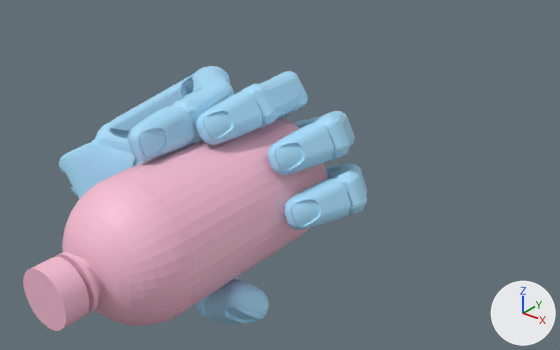
The glTF model static/data/3dmodel/ShadowHand/contactdb+water_bottle/1.glb, before and after one commit.
Both versions are drawn from a camera (50 mm lens) standing at (0.206, -0.201, 0.158) and looking at (0.007, 0.047, 0.004). The lights are fixed; the arrows at lower right show +X, +Y and +Z. Where no turn or scale is listed for an object, it has been applied to the vertices.

Before the edit, the objects in view are built like this:
```python
me_geometry_0 = bpy.data.meshes.new('geometry_0')
me_geometry_0.from_pydata(...)  # 25100 vertices, 49866 faces; spans x -0.125..0.052, y -0.076..0.091, z -0.082..0.05
me_geometry_0.materials.append(mat_defaultmaterial)
ob_geometry_0 = bpy.data.objects.new('geometry_0', me_geometry_0)
ob_geometry_0.location = (0.0, 0.0, 0.0)
```
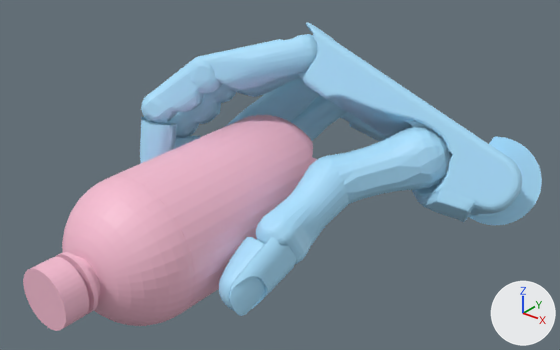
The change, as a diff of the scene's bpy script:
```diff
--- a/static/data/3dmodel/ShadowHand/contactdb+water_bottle/1.glb.py
+++ b/static/data/3dmodel/ShadowHand/contactdb+water_bottle/1.glb.py
@@ me_geometry_0 @@
-me_geometry_0.from_pydata(...)  # 25100 vertices, 49866 faces; spans x -0.125..0.052, y -0.076..0.091, z -0.082..0.05
+me_geometry_0.from_pydata(...)  # 25100 vertices, 49866 faces; spans x -0.052..0.11, y -0.076..0.135, z -0.049..0.073
+# me_geometry_0 part 1: the loose piece of 3477 vertices spanning x -0.125..-0.004, y 0.014..0.091, z -0.082..0.02 is copied, and the copy is multiplied about its middle by the matrix ((-0.584, -0.177, -0.792), (-0.787, 0.362, 0.499), (0.198, 0.915, -0.351)), then moved by (0.121, 0.037, 0.061); it spans x -0.006..0.11, y 0.048..0.135, z -0.018..0.073
+# me_geometry_0 part 2: the loose piece of 90 vertices spanning x -0.113..-0.079, y 0.009..0.048, z -0.056..-0.03 is multiplied about its middle by the matrix ((-0.584, -0.177, -0.792), (-0.787, 0.362, 0.499), (0.198, 0.915, -0.351)), then moved by (0.184, 0.071, 0.049)
+# me_geometry_0 part 3: the loose piece of 2386 vertices spanning x -0.113..-0.051, y 0.009..0.045, z -0.074..-0.001 is multiplied about its middle by the matrix ((-0.584, -0.177, -0.792), (-0.787, 0.362, 0.499), (0.198, 0.915, -0.351)), then moved by (0.158, 0.063, 0.043)
+# me_geometry_0 part 4: the loose piece of 2529 vertices spanning x -0.006..0.012, y 0.004..0.031, z 0.03..0.048 is multiplied about its middle by the matrix ((-0.41, 0.025, -0.912), (-0.848, 0.358, 0.392), (0.336, 0.934, -0.125)), then moved by (-0.038, -0.006, -0.022)
+# me_geometry_0 part 5: the loose piece of 2529 vertices spanning x 0.019..0.038, y 0.02..0.047, z 0.017..0.036 is multiplied about its middle by the matrix ((-0.491, -0.056, -0.869), (-0.82, 0.366, 0.439), (0.294, 0.929, -0.226)), then moved by (-0.068, -0.003, -0.024)
+# me_geometry_0 part 6: the loose piece of 746 vertices spanning x -0.104..-0.045, y 0.031..0.077, z -0.018..0.036 is multiplied about its middle by the matrix ((-0.571, -0.207, -0.795), (-0.796, 0.378, 0.473), (0.202, 0.903, -0.38)), then moved by (0.104, 0.063, 0.006)
+# me_geometry_0 part 7: the loose piece of 207 vertices spanning x -0.065..-0.006, y 0.016..0.049, z -0.066..-0.031 is multiplied about its middle by the matrix ((-0.549, -0.345, -0.762), (-0.827, 0.355, 0.435), (0.12, 0.869, -0.48)), then moved by (0.093, 0.016, 0.071)
+# me_geometry_0 part 8: the loose piece of 2380 vertices spanning x 0.007..0.038, y -0.01..0.014, z -0.049..-0.021 is multiplied about its middle by the matrix ((0.031, -0.751, -0.659), (-0.992, 0.06, -0.115), (0.126, 0.657, -0.743)), then moved by (0.018, -0.012, 0.031)
+# me_geometry_0 part 9: the loose piece of 2529 vertices spanning x -0.02..-0.004, y -0.022..0.006, z 0.028..0.046 is deleted
+# me_geometry_0 part 10: the loose piece of 633 vertices spanning x -0.028..0.018, y -0.005..0.038, z -0.054..-0.031 is deleted
+# me_geometry_0 part 11: the loose piece of 224 vertices spanning x 0.009..0.04, y 0.045..0.081, z 0.01..0.037 is deleted
+# me_geometry_0 part 12: 18 vertices moved within x -0.034..0.042, y 0.024..0.087, z -0.042..0.045; 8982 vertices removed from x -0.125..0.052, y 0.003..0.091, z -0.082..0.05; 8729 vertices added at x -0.052..0.055, y -0.004..0.121, z -0.049..0.069
 me_geometry_0.materials.append(mat_defaultmaterial)
```

What differs and where, as boxes (x1, y1, x2, y2) in the pictures (560 x 350 px; the box of a moved part takes in the faces that stretch with it):
'geometry_0', reshaped (51% wider, 16% taller): before (23, 66, 367, 331); after (23, 23, 542, 331)
part 1 of me_geometry_0, added (blue): after (296, 23, 522, 217)
part 2 of me_geometry_0, moved or reshaped (not visible before): after (469, 137, 542, 225)
part 3 of me_geometry_0, moved or reshaped: before (60, 142, 136, 199); after (383, 135, 475, 223)
part 4 of me_geometry_0, moved or reshaped: before (196, 91, 262, 145); after (140, 117, 177, 163)
part 5 of me_geometry_0, moved or reshaped: before (268, 123, 334, 175); after (174, 135, 200, 149)
part 6 of me_geometry_0, moved or reshaped: before (105, 66, 230, 162); after (340, 112, 386, 142)
part 7 of me_geometry_0, moved or reshaped (not visible before): after (305, 127, 451, 204)
part 8 of me_geometry_0, moved or reshaped: before (204, 279, 269, 324); after (219, 237, 296, 316)
part 9 of me_geometry_0, deleted (blue): before (128, 106, 194, 159)
part 10 of me_geometry_0, deleted: before (196, 277, 238, 325)
part 11 of me_geometry_0, deleted (blue): before (314, 111, 355, 160)
part 12 of me_geometry_0, moved or reshaped: before (59, 66, 367, 230); after (141, 34, 349, 264)
